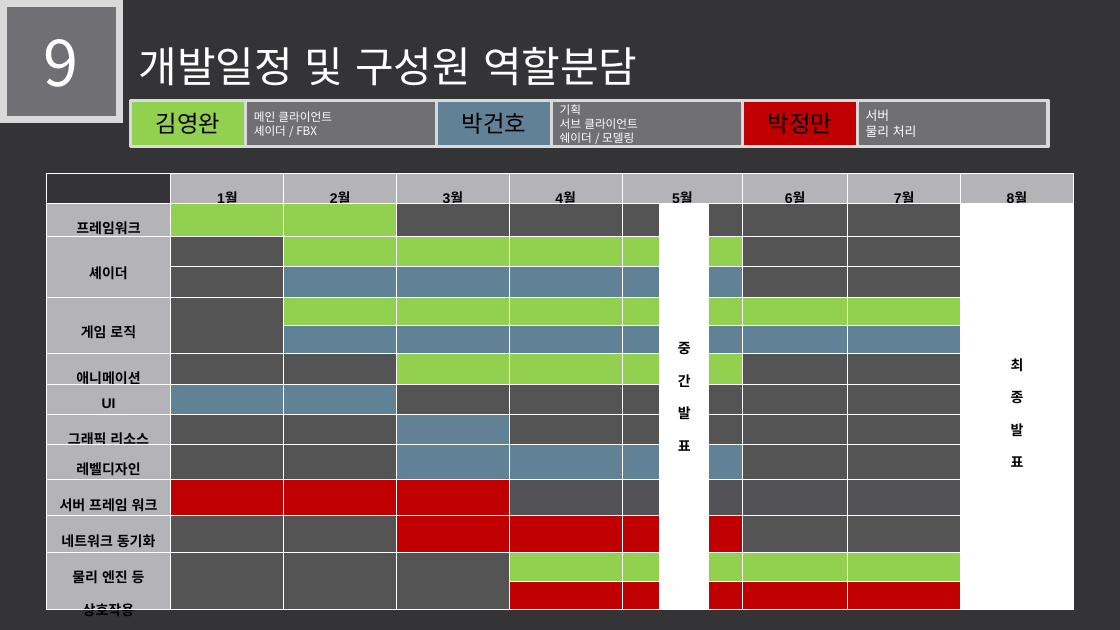
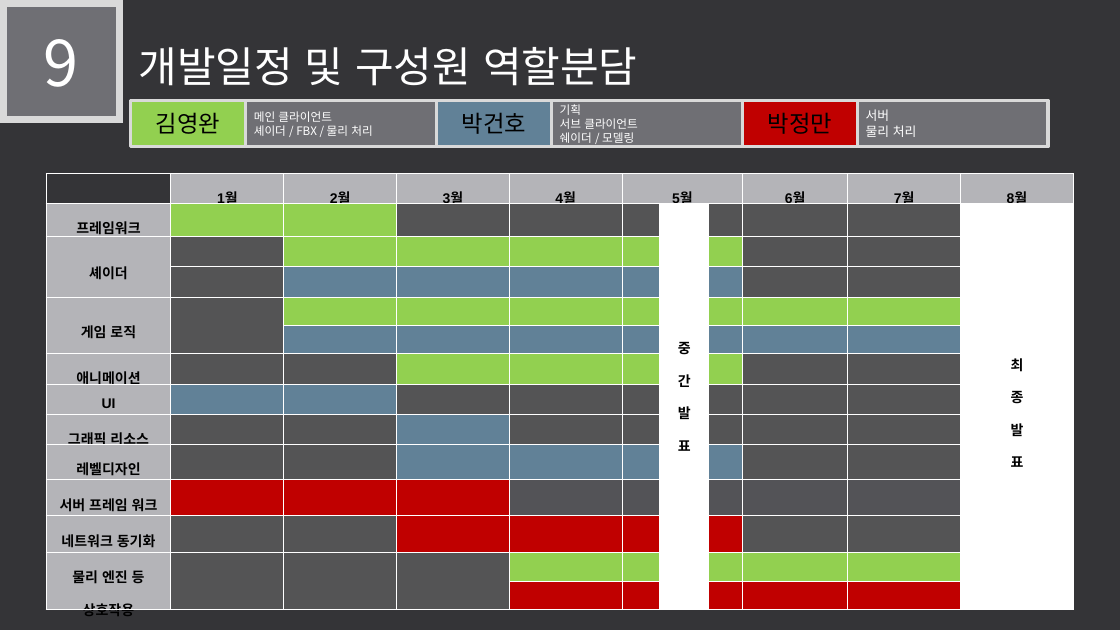
Before and after one commit to LEGO0937/Our_Project, a slide deck: slide 15 of 기획단계/졸작 제안서_α.pptx. Drawn at 1120x630 pixels with LibreOffice and Linux fonts; fonts in the diff are those of the drawing. Boxes give left, top, right and bottom in pixels: in the first picture for what was removed or moved away, otherwise in the second. Text is boxed around its words. In the diff, an @@ line names an element or a change of style, - is before the commit and + after.

```diff
--- a/기획단계/졸작 제안서_α.pptx
+++ b/기획단계/졸작 제안서_α.pptx
@@ text in rectangle at bbox=[254, 125, 372, 136]: text changed @@
-셰이더 / FBX
+셰이더 / FBX / 물리 처리
```
Also in this commit, not shown: 11 other slides changed, 1 slide added, 1 slide removed.
